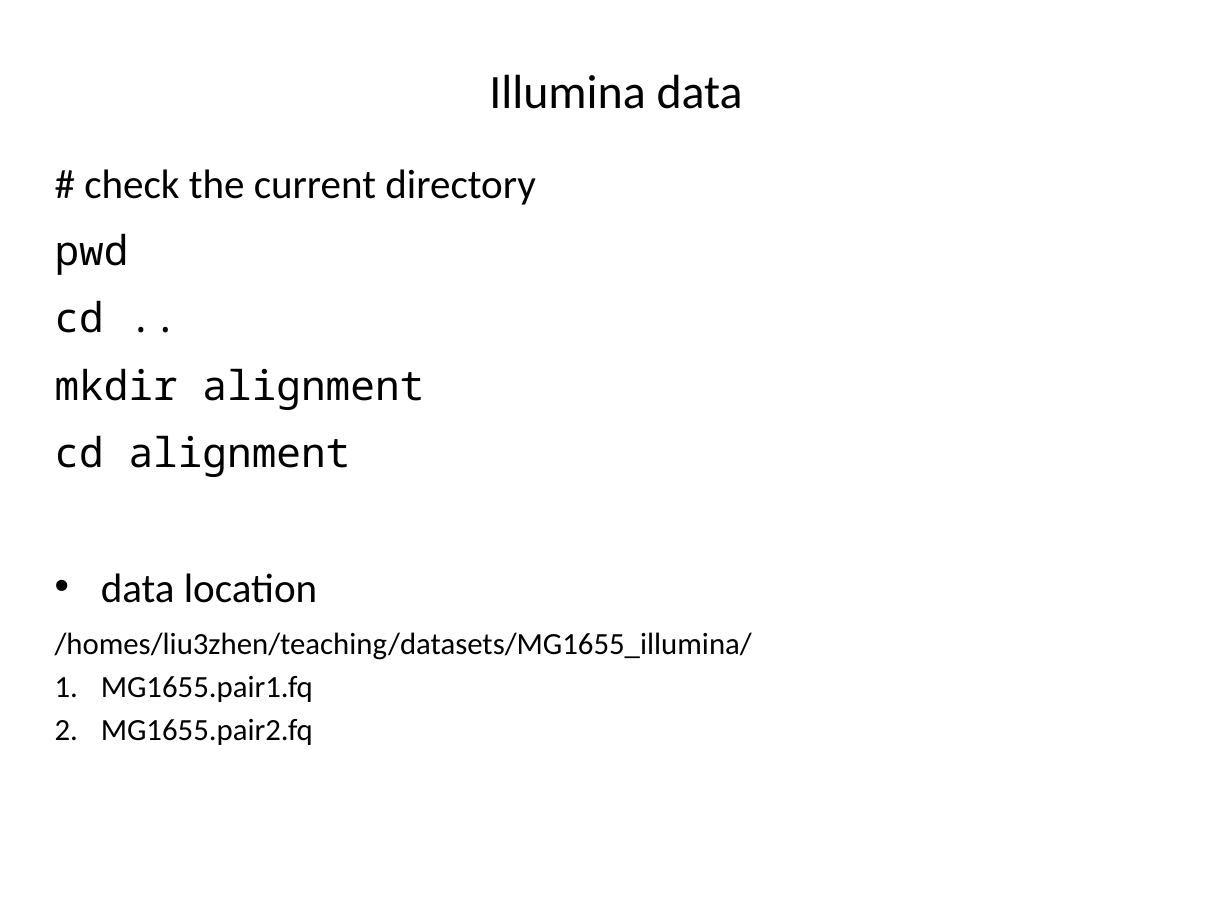
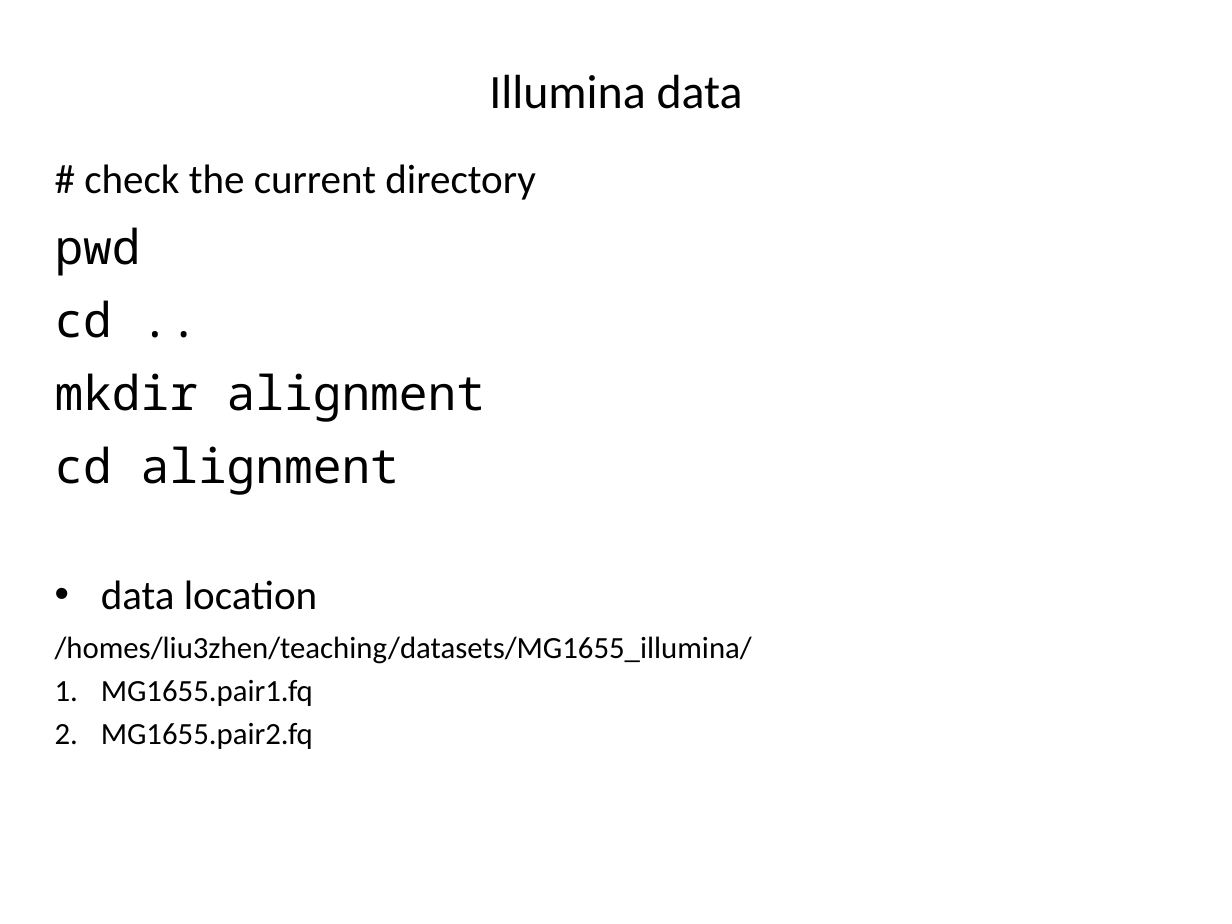
Before and after one commit to liu3zhenlab/teaching, a slide deck: slide 22 of PLPTH813Bioinformatis/2021/labs/lab05_alignment.pptx (slide 21 before the commit). Drawn at 1232x924 pixels with LibreOffice and Linux fonts; fonts in the diff are those of the drawing. Boxes give left, top, right and bottom in pixels: in the first picture for what was removed or moved away, otherwise in the second. Text is boxed around its words. In the diff, an @@ line names an element or a change of style, - is before the commit and + after.

```diff
--- a/PLPTH813Bioinformatis/2021/labs/lab05_alignment.pptx
+++ b/PLPTH813Bioinformatis/2021/labs/lab05_alignment.pptx
@@ text at (55, 164, 752, 664): size 24 to 28 pt in "pwd", "cd ..", "mkdir alignment", "cd alignment"; line spacing 1.2 to 1.1 @@
```
Also in this commit, not shown: 18 other slides changed, 1 slide added.
